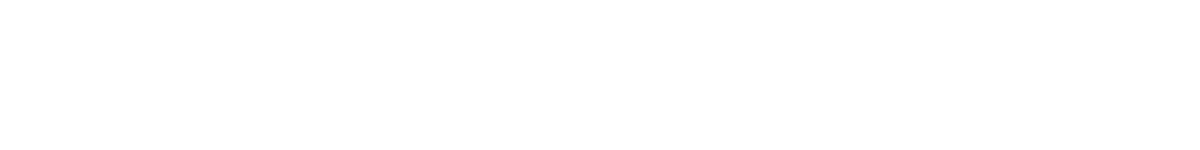
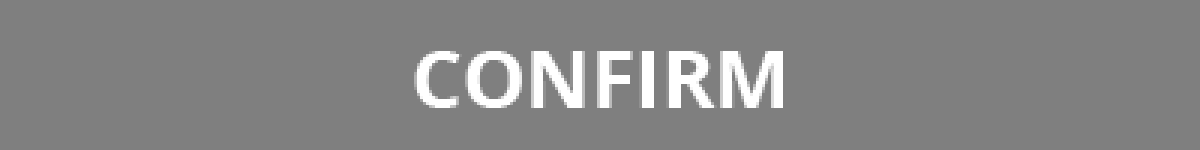
Layer changes from the first 1200x150 image to the second:
"Layer 1": opacity 25% → 50%, painted on it over <box>0,0,1200,150</box>
